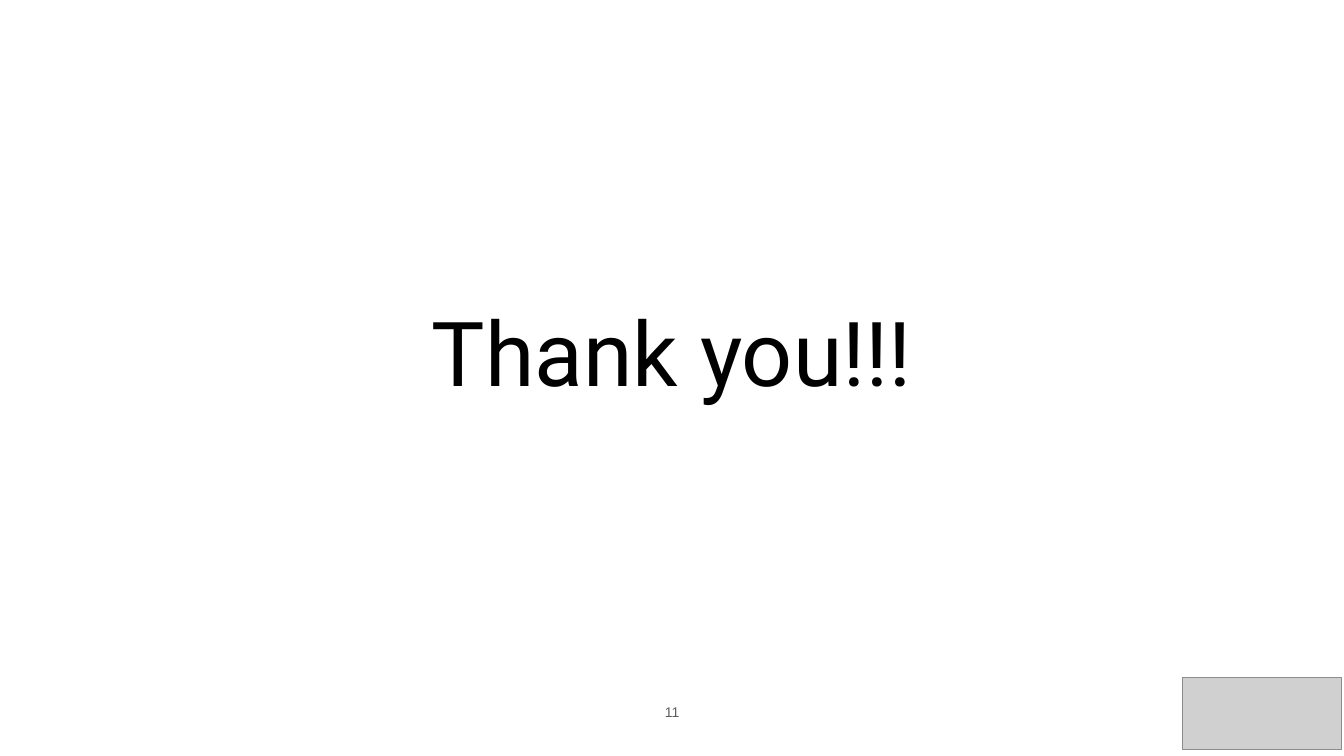
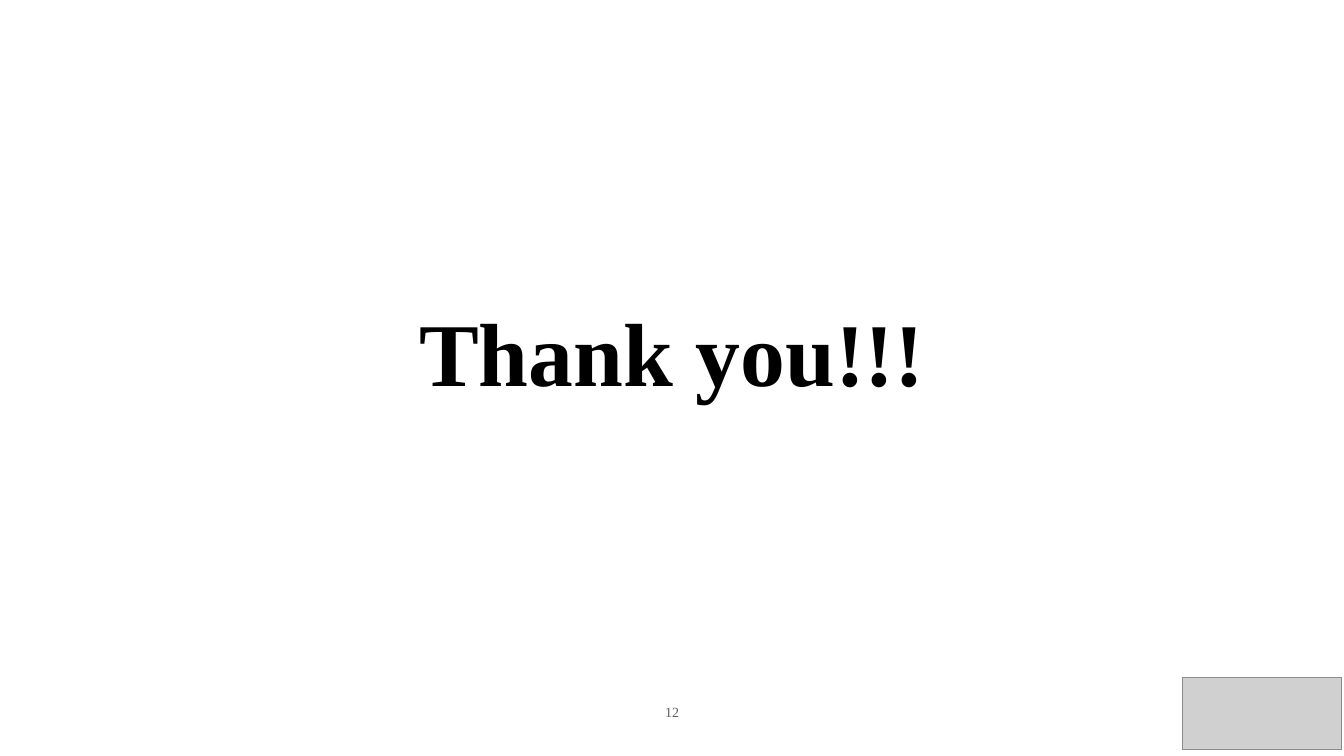
Before and after one commit to kushalprakash6/ObjectDetectionAndTracking, a slide deck: slide 12 of documents/Presentation.pptx (slide 11 before the commit). Drawn at 1344x756 pixels with LibreOffice and Linux fonts; fonts in the diff are those of the drawing; grey boxes stand for pictures. Boxes give left, top, right and bottom in pixels: in the first picture for what was removed or moved away, otherwise in the second. Text is boxed around its words. In the diff, an @@ line names an element or a change of style, - is before the commit and + after.

Commit message:
Updated presentation

```diff
--- a/documents/Presentation.pptx
+++ b/documents/Presentation.pptx
@@ title "Thank you!!!" at [419,323,925,403]: font Roboto to Times New Roman, bold on @@
@@ page number removed at [665,707,680,717] @@
-11
@@ page number added at [665,708,679,717], 20 pt, text #5E5E5E @@
+12
```
Also in this commit, not shown: 10 other slides changed, 1 slide added, 1 other file.
